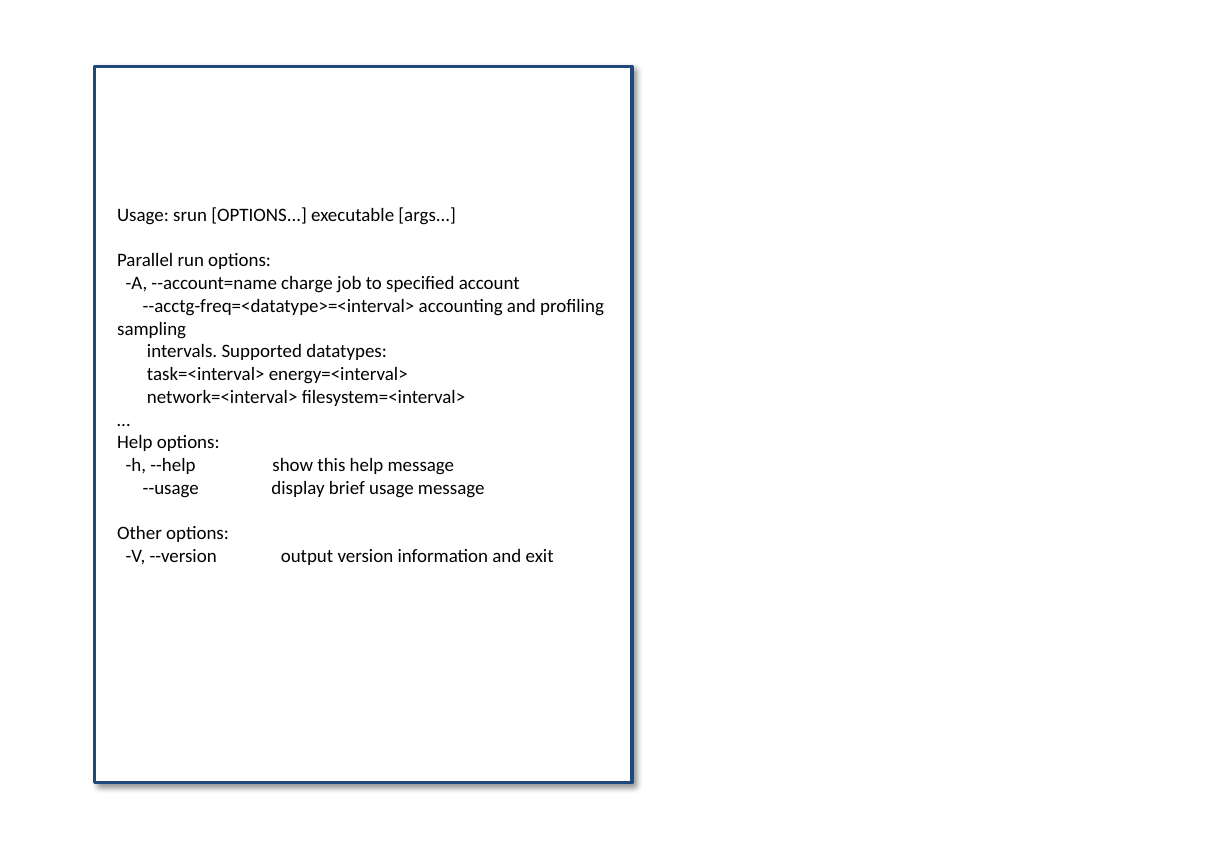
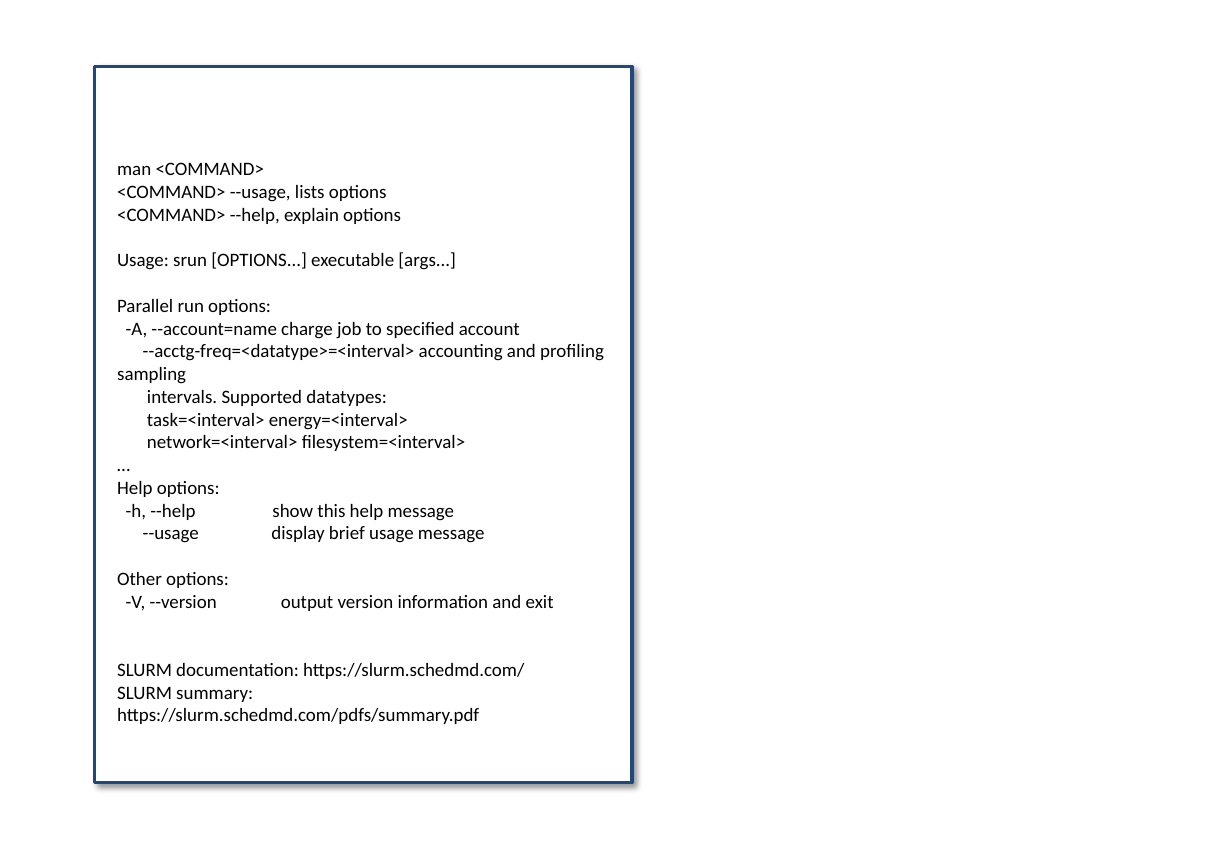
Before and after one commit to bioinformatics-core-shared-training/hpc, a slide deck: slide 3 of CRUK-cluster-introduction-II.pptx. Drawn at 1232x853 pixels with LibreOffice and Linux fonts; fonts in the diff are those of the drawing. Boxes give left, top, right and bottom in pixels: in the first picture for what was removed or moved away, otherwise in the second. Text is boxed around its words. In the diff, an @@ line names an element or a change of style, - is before the commit and + after.

```diff
--- a/CRUK-cluster-introduction-II.pptx
+++ b/CRUK-cluster-introduction-II.pptx
@@ text in rectangle at box(117, 162, 401, 224): paragraphs added @@
+man <COMMAND>
+<COMMAND> --usage, lists options
+<COMMAND> --help, explain options
@@ text in rectangle at box(117, 663, 524, 724): paragraphs added @@
+SLURM documentation: https://slurm.schedmd.com/
+SLURM summary: https://slurm.schedmd.com/pdfs/summary.pdf
```
Also in this commit, not shown: 6 other slides changed, 4 slides added, 1 other file.
